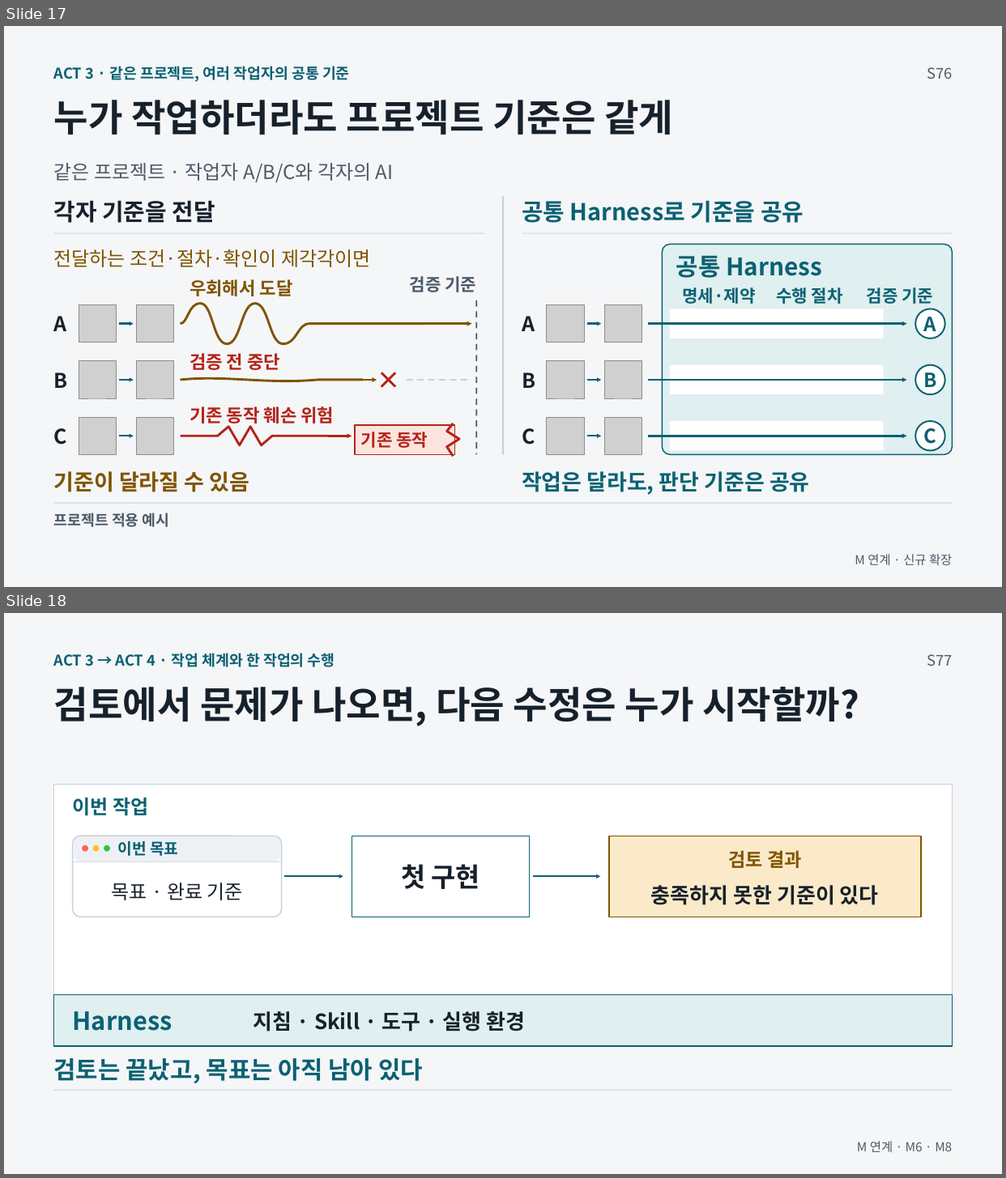
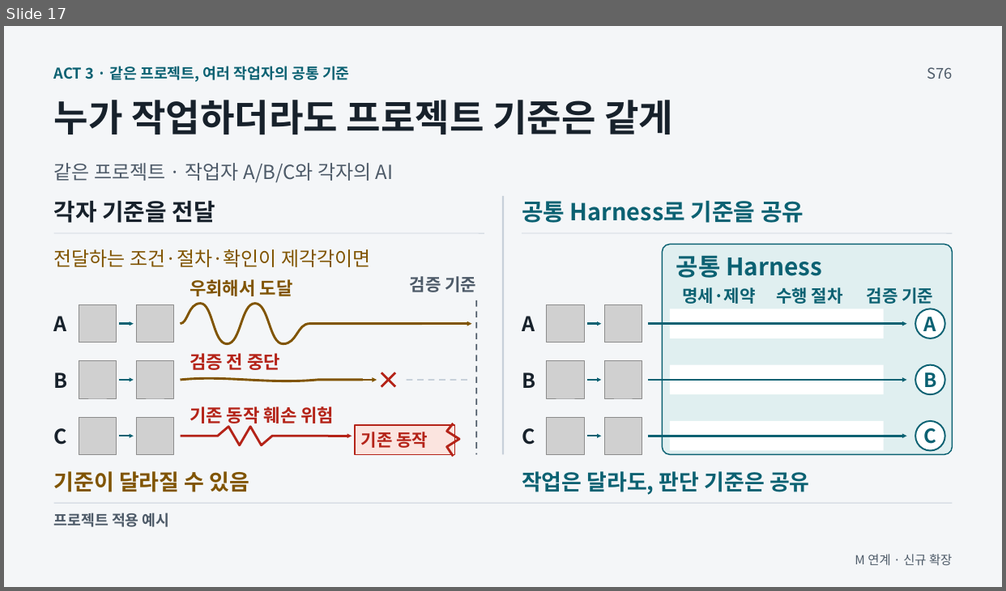
Before and after one commit to GideokKim/ai-dev-training, a slide deck: production/ACT_3.pptx. Shown one above the other, each under a label of ours: slides 17 and 18 before the commit, slide 17 after it. The pictures are 1006x1178 and 1006x591 pixels, drawn with LibreOffice and Linux fonts; fonts in the diff are those of the drawing; grey boxes stand for pictures. Boxes give left, top, right and bottom in pixels: in the first picture for what was removed or moved away, otherwise in the second. Text is boxed around its words. In the diff, an @@ line names an element or a change of style, - is before the commit and + after.

```diff
--- a/production/ACT_3.pptx
+++ b/production/ACT_3.pptx
@@ slide 18 removed at bbox=[4, 613, 1002, 1174], background #F4F6F8 @@
@@ text removed at bbox=[54, 653, 335, 667] @@
-ACT 3 → ACT 4 · 작업 체계와 한 작업의 수행
@@ text removed at bbox=[927, 654, 952, 666] @@
-S77
@@ text removed at bbox=[54, 687, 859, 726] @@
-검토에서 문제가 나오면, 다음 수정은 누가 시작할까?
@@ rectangle removed at bbox=[54, 785, 953, 1046] @@
@@ text removed at bbox=[73, 798, 148, 815] @@
-이번 작업
@@ rounded rectangle removed at bbox=[73, 836, 282, 917] @@
@@ rounded rectangle removed at bbox=[74, 837, 281, 861] @@
@@ ellipse removed at bbox=[82, 845, 88, 851] @@
@@ ellipse removed at bbox=[93, 845, 99, 851] @@
@@ ellipse removed at bbox=[104, 845, 109, 851] @@
@@ text removed at bbox=[117, 841, 178, 856] @@
-이번 목표
@@ rectangle removed at bbox=[352, 836, 530, 917] @@
@@ rectangle removed at bbox=[609, 836, 921, 917] @@
@@ text removed at bbox=[728, 850, 802, 868] @@
-검토 결과
@@ line removed from (74, 862) to (281, 862) @@
@@ arrow removed from (284, 876) to (343, 876) @@
@@ text removed at bbox=[401, 864, 480, 889] @@
-첫 구현
@@ arrow removed from (533, 876) to (601, 876) @@
@@ text removed at bbox=[112, 883, 243, 901] @@
-목표 · 완료 기준
@@ text removed at bbox=[651, 885, 879, 905] @@
-충족하지 못한 기준이 있다
@@ rectangle removed at bbox=[54, 995, 953, 1046] @@
@@ text removed at bbox=[73, 1012, 172, 1031] @@
-Harness
@@ text removed at bbox=[253, 1012, 525, 1032] @@
-지침 · Skill · 도구 · 실행 환경
@@ text removed at bbox=[54, 1059, 423, 1084] @@
-검토는 끝났고, 목표는 아직 남아 있다
@@ line removed from (54, 1091) to (953, 1091) @@
@@ text removed at bbox=[857, 1141, 952, 1152] @@
-M 연계 · M6 · M8
```
Also in this commit, not shown: 1 slide added, 27 other files.
